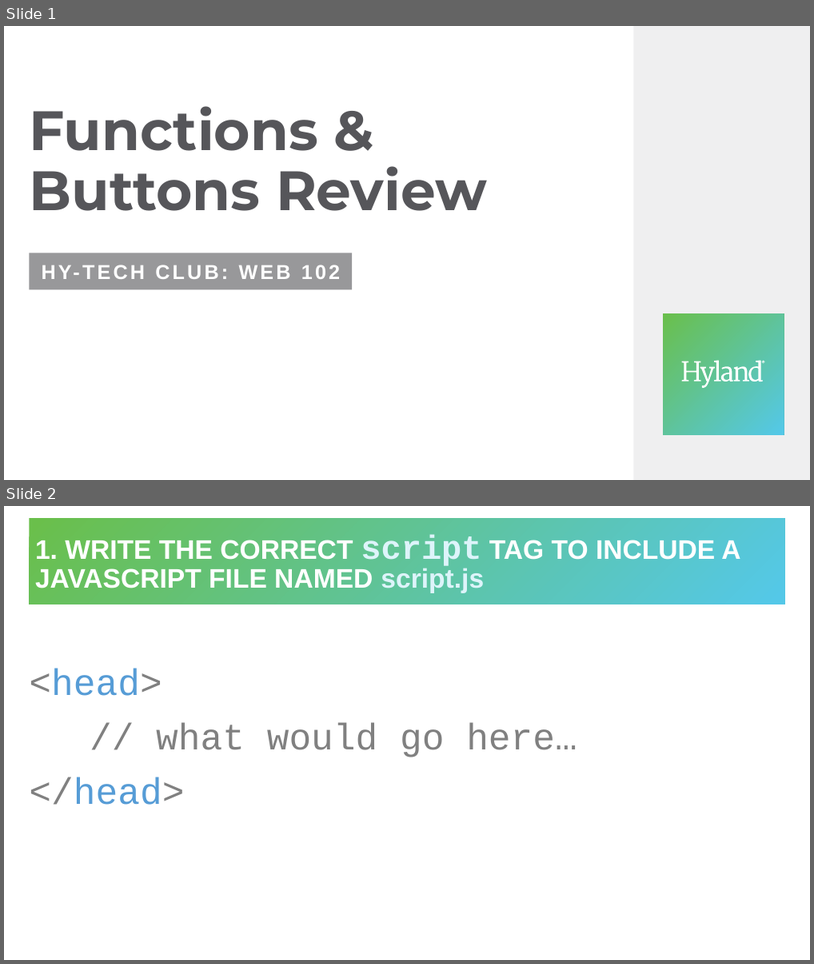
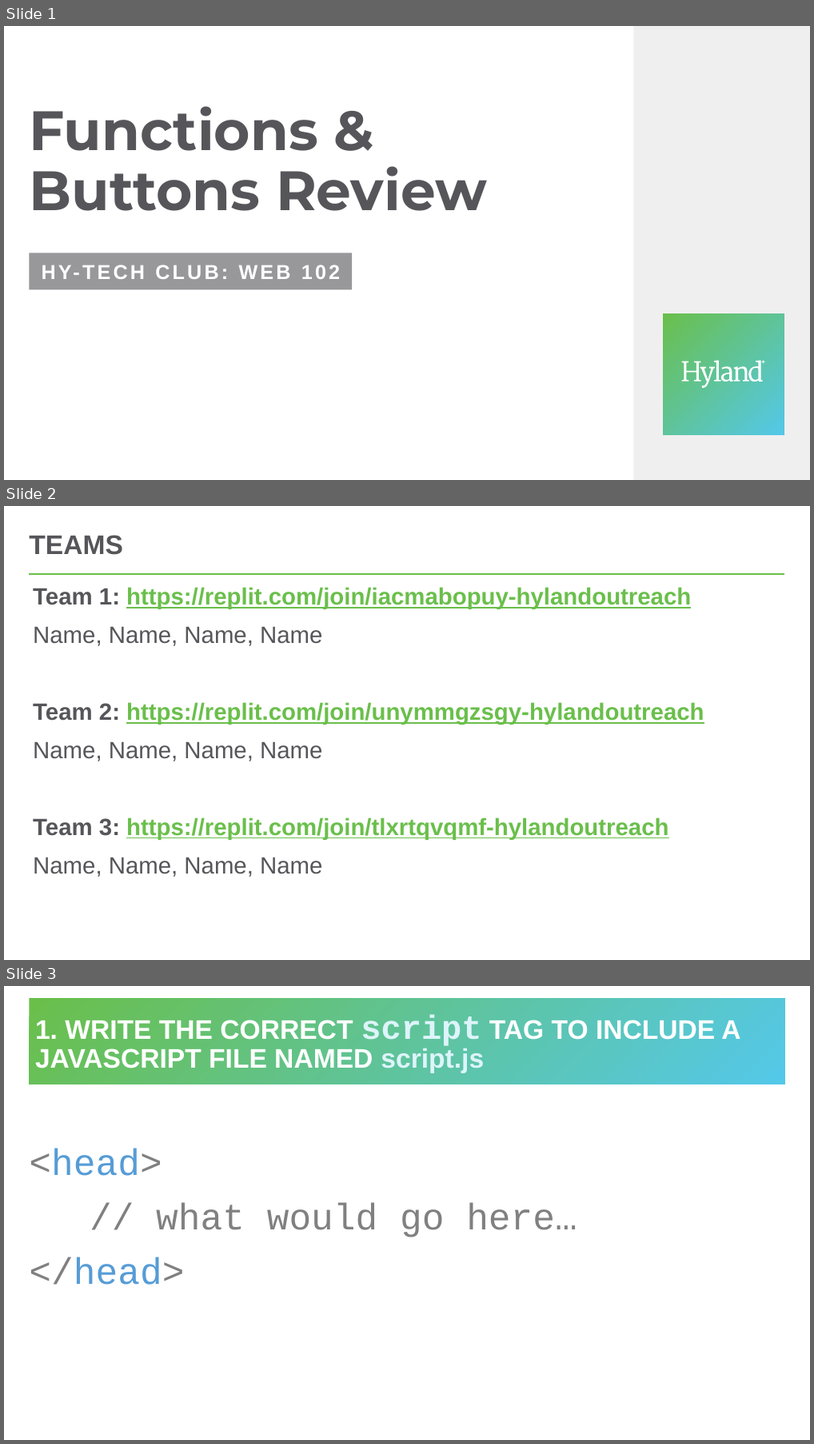
Before and after one commit to hytechclub/web-102, a slide deck: Buttons/Review.pptx. Shown one above the other, each under a label of ours: slides 1 and 2 before the commit, slides 1, 2 and 3 after it. The pictures are 814x964 and 814x1444 pixels, drawn with LibreOffice and Linux fonts; fonts in the diff are those of the drawing. Boxes give left, top, right and bottom in pixels: in the first picture for what was removed or moved away, otherwise in the second. Text is boxed around its words. In the diff, an @@ line names an element or a change of style, - is before the commit and + after.

```diff
--- a/Buttons/Review.pptx
+++ b/Buttons/Review.pptx
@@ slide 2 added at (4,506,810,960), background #FFFFFF @@
@@ title added at (29,535,123,555), 32 pt, text #56565A, bold @@
+TEAMS
@@ line added from (30, 574) to (786, 574), #54C8E8 2.25 pt @@
@@ text added at (33,587,704,876), 28 pt, text #6ABF4B, bold, underline @@
+Team 1: https://replit.com/join/iacmabopuy-hylandoutreach
+Name, Name, Name, Name
+Team 2: https://replit.com/join/unymmgzsgy-hylandoutreach
+Name, Name, Name, Name
+Team 3: https://replit.com/join/tlxrtqvqmf-hylandoutreach
+Name, Name, Name, Name
@@ what was slide 2 is now slide 3 @@
```
Also in this commit, not shown: 1 other file.
